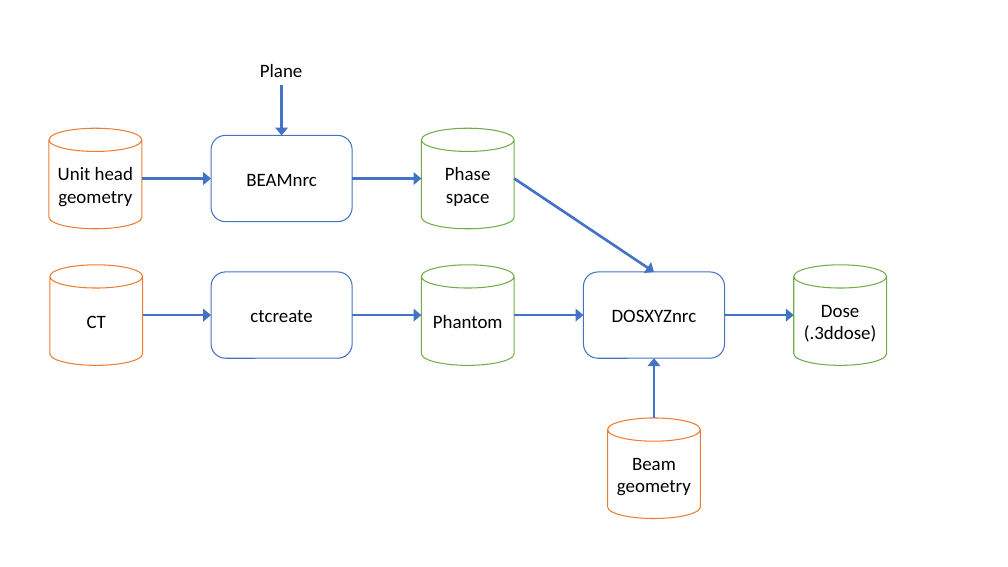
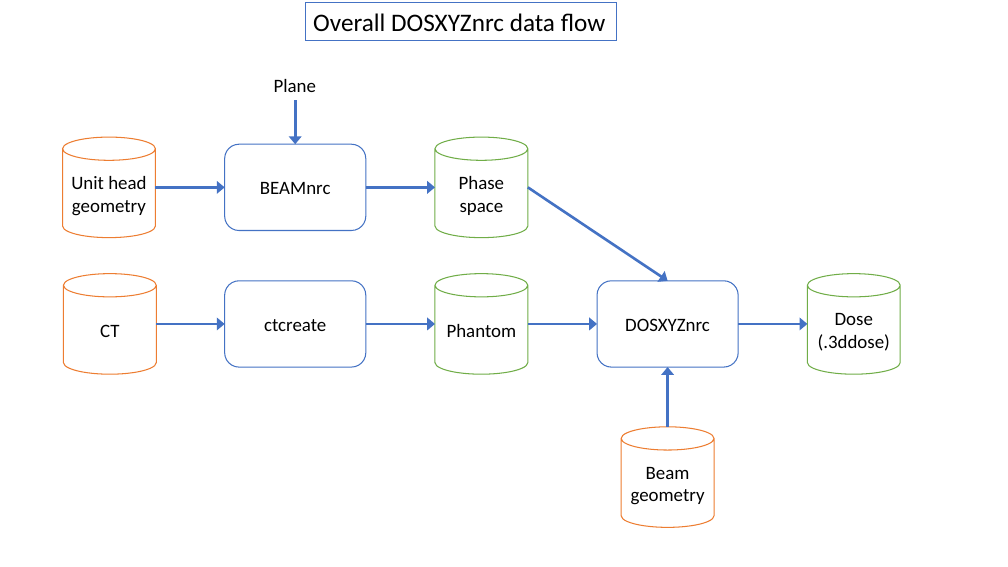
Before and after one commit to SlicerRt/SlicerRtDoc, a slide deck: slide 2 of technical/OrthovoltageRT_DataFlowDiagram.pptx (slide 1 before the commit). Drawn at 1008x567 pixels with LibreOffice and Linux fonts; fonts in the diff are those of the drawing. Boxes give left, top, right and bottom in pixels: in the first picture for what was removed or moved away, otherwise in the second. Text is boxed around its words. In the diff, an @@ line names an element or a change of style, - is before the commit and + after.

```diff
--- a/technical/OrthovoltageRT_DataFlowDiagram.pptx
+++ b/technical/OrthovoltageRT_DataFlowDiagram.pptx
@@ rectangle added at (306, 3, 616, 41), fill #FFFFFF, outline #4472C4 1 pt, 24 pt, text #000000 @@
+Overall DOSXYZnrc data flow
@@ text "Plane": place and size @@
-text "Plane" at (260, 64, 302, 77)
+text "Plane" at (274, 79, 316, 92)
@@ arrow moved from (281, 85) - (281, 135) to (296, 100) - (296, 144) @@
@@ 8 arrows, 6 cylinders, 3 rounded rectangles: place and size @@
-8 arrows, 6 cylinders, 3 rounded rectangles at (49, 129, 887, 519)
+8 arrows, 6 cylinders, 3 rounded rectangles at (63, 137, 901, 528)
```
Also in this commit, not shown: 1 slide added.
